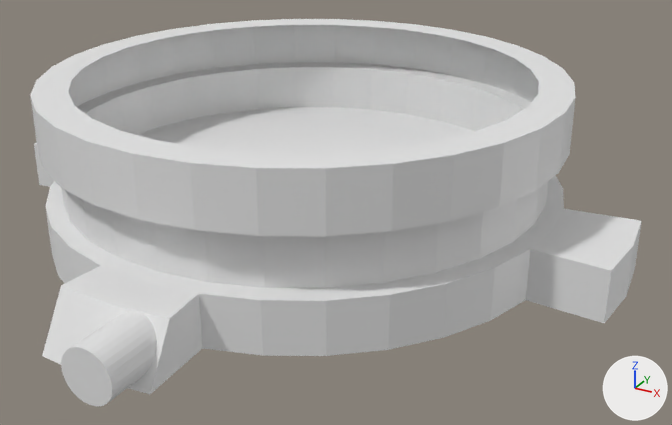
Before and after pictures for a commit that changed the Blender file Assets/Imports/player-base.blend.
Camera for both pictures: a 50 mm camera at (3.95, -6.65, 2.8) aimed at (0.37, -0.14, -0.46). Lighting does not change. The marker at lower right points along +X, +Y and +Z.

Names of what the first picture shows: 'Base', 'Cylinder'.
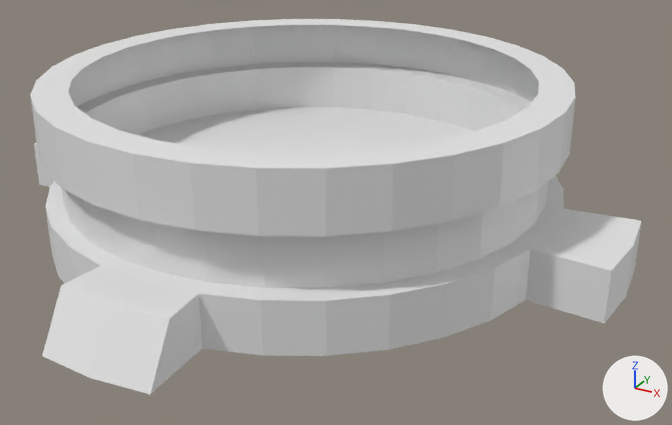
Boxes (x1, y1, x2, y2) around the edits, measured in the pictures (672 x 425 px):
'Cylinder', hidden: before (61, 311, 156, 406)

The change, as a diff of the scene's bpy script:
```diff
--- a/Assets/Imports/player-base.blend.py
+++ b/Assets/Imports/player-base.blend.py
@@ ob_cylinder @@
 ob_cylinder.scale = (0.208, 0.208, 0.399)
+ob_cylinder.hide_set(True)
```
